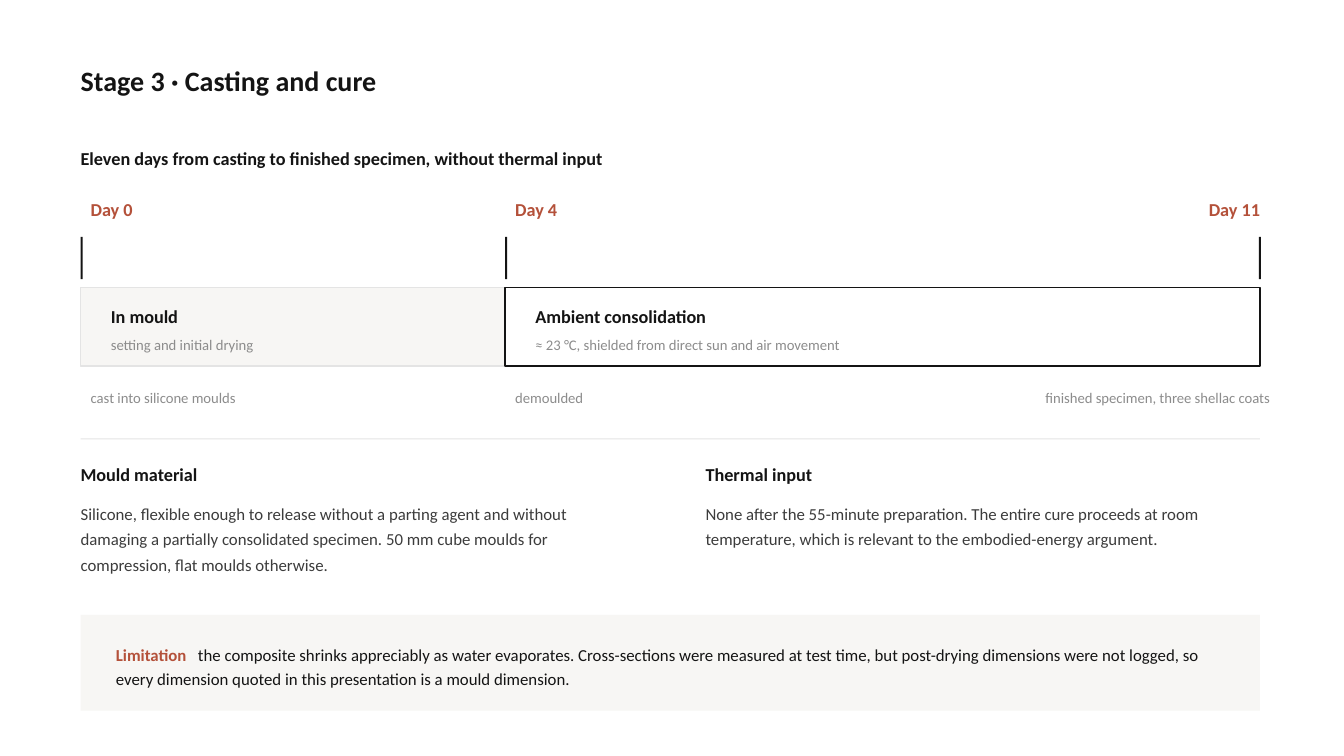
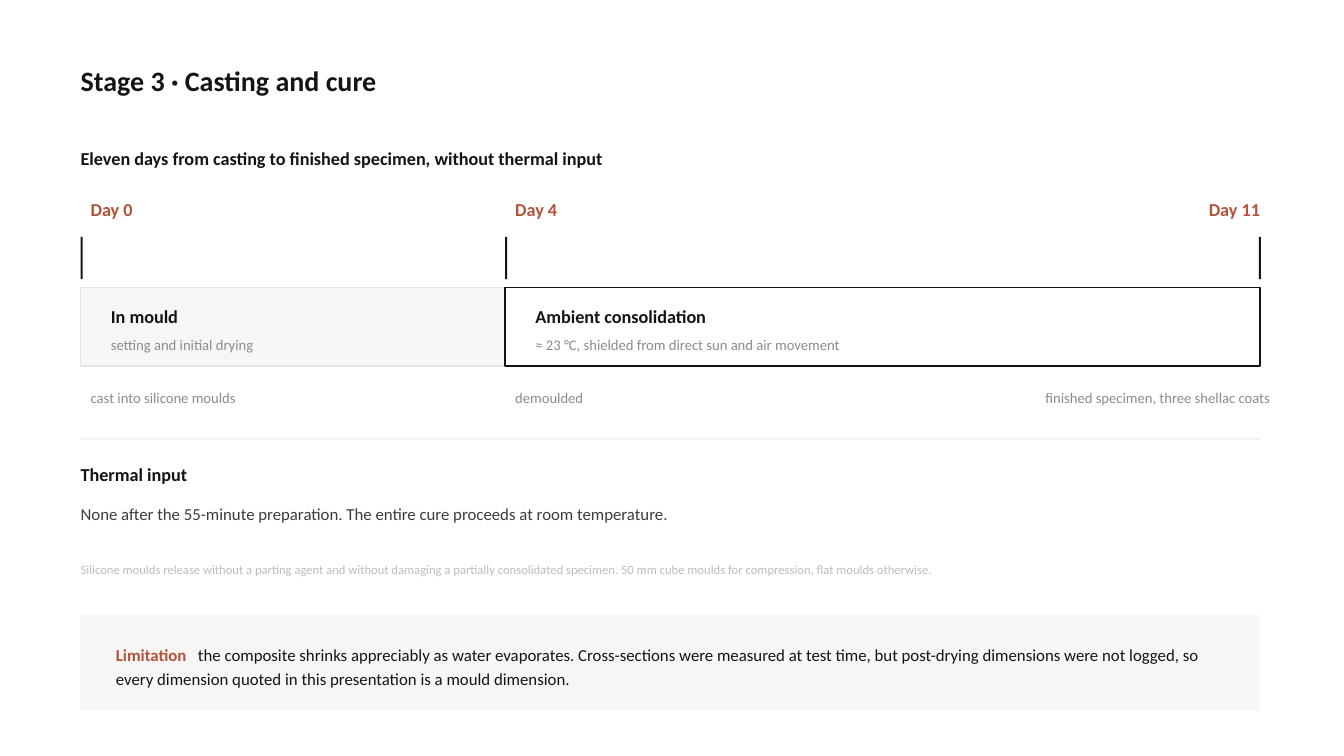
Before and after one commit to bunal91/sanat-ve-mekan, a slide deck: slide 14 of konferans-bildirisi/06-sunum/ICSMMEP26_Presentation_Unal.pptx. Drawn at 1344x756 pixels with LibreOffice and Linux fonts; fonts in the diff are those of the drawing. Boxes give left, top, right and bottom in pixels: in the first picture for what was removed or moved away, otherwise in the second. Text is boxed around its words. In the diff, an @@ line names an element or a change of style, - is before the commit and + after.

```diff
--- a/konferans-bildirisi/06-sunum/ICSMMEP26_Presentation_Unal.pptx
+++ b/konferans-bildirisi/06-sunum/ICSMMEP26_Presentation_Unal.pptx
@@ text "Thermal input": place and size @@
-text "Thermal input" at box(706, 468, 812, 484)
+text "Thermal input" at box(81, 468, 187, 484)
@@ text removed at box(81, 468, 197, 481) @@
-Mould material
@@ text at box(81, 508, 667, 523): text changed @@
-None after the 55-minute preparation. The entire cure proceeds at room temperature, which is relevant to the embodied-energy argument.
+None after the 55-minute preparation. The entire cure proceeds at room temperature.
@@ text at box(81, 565, 932, 576): text changed; size 12 to 9 pt; text colour #3C3C3C to #BDBDBD @@
-Silicone, flexible enough to release without a parting agent and without damaging a partially consolidated specimen. 50 mm cube moulds for compression, flat moulds otherwise.
+Silicone moulds release without a parting agent and without damaging a partially consolidated specimen. 50 mm cube moulds for compression, flat moulds otherwise.
```
Also in this commit, not shown: 12 other slides changed, 1 slide added, 2 slides removed, 6 other files.
